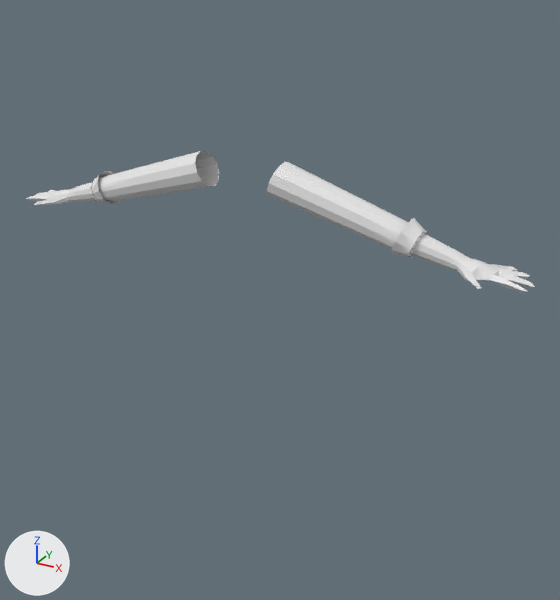
One commit to the Blender file Victoria/VictoriaMixamoRig.blend: the scene before it, then after it.
Both versions are drawn from a camera (50 mm lens) standing at (6.93, -10.77, 11.16) and looking at (0.53, 0.87, 5.34). Every picture has the same lights, and +X, +Y and +Z are marked at lower left.

In view in the first picture: 'hans'.
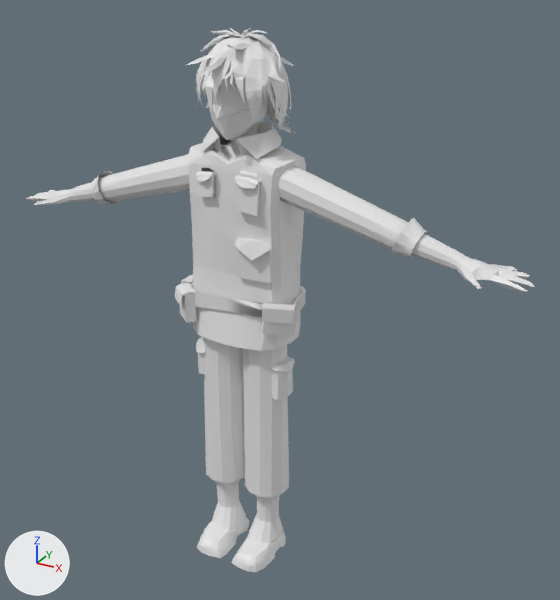
Location of each change, (x1, y1, x2, y2) in pixels of the pictures (560 x 600 px):
```json
{"object": "west", "change": "shown", "after": [188, 143, 306, 351]}
{"object": "shtans", "change": "shown", "after": [195, 337, 295, 501]}
{"object": "upper_hair", "change": "shown", "after": [187, 28, 294, 130]}
{"object": "shoes", "change": "shown", "after": [197, 483, 286, 572]}
{"object": "пояс", "change": "shown", "after": [175, 275, 306, 336]}
{"object": "hed", "change": "shown", "after": [208, 74, 272, 140]}
{"object": "neck", "change": "shown", "after": [202, 122, 282, 161]}
{"object": "hed.001", "change": "shown", "after": [206, 70, 294, 133]}
```

Scene script edits in JSON lines:
```json
{"op": "remove", "block": "ob_west", "code": "ob_west.hide_set(True)"}
{"op": "remove", "block": "ob_neck", "code": "ob_neck.hide_set(True)"}
{"op": "remove", "block": "ob_shoes", "code": "ob_shoes.hide_set(True)"}
{"op": "remove", "block": "ob_shtans", "code": "ob_shtans.hide_set(True)"}
{"op": "remove", "block": "ob_пояс", "code": "ob_пояс.hide_set(True)"}
{"op": "remove", "block": "ob_upper_hair", "code": "ob_upper_hair.hide_set(True)"}
{"op": "remove", "block": "ob_hed", "code": "ob_hed.hide_set(True)"}
{"op": "remove", "block": "ob_hed_001", "code": "ob_hed_001.hide_set(True)"}
```
